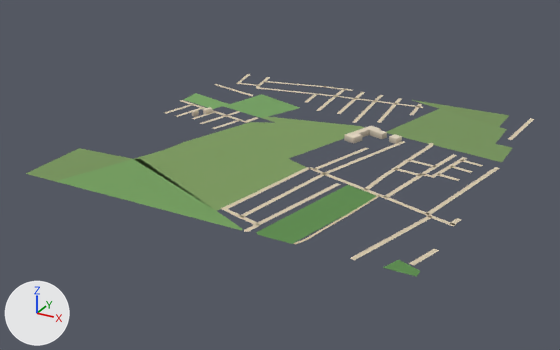
Renders of the glTF model public/assets/bengaluru-region-v1/tiles/t37_-10-l0.glb from each side of a commit.
Before and after are seen from a 50 mm lens placed at (19191.0, -5612.0, 380.0), pointed at (18733.0, -4779.0, -36.0). Every picture has the same lights, and +X, +Y and +Z are marked at lower left. The picture after the commit comes second. Vertices at exactly the same position are counted once.

The first picture shows 'building', 'ground'.
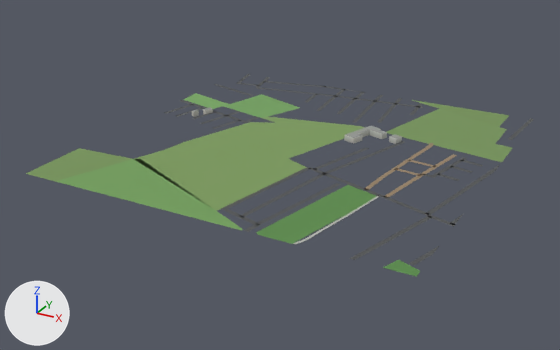
Changed parts and their boxes (x1, y1, x2, y2) in the pictures (560 x 350 px; the box of a moved part takes in the faces that stretch with it):
part 1 of me_building, recoloured: (192, 107, 402, 144) in both
part 2 of me_ground, moved or reshaped: before (244, 167, 500, 265); after (244, 164, 500, 265)
part 3 of me_ground, moved or reshaped: (180, 74, 253, 105) in both
part 4 of me_ground, moved or reshaped: (508, 118, 534, 140) in both
part 5 of me_ground, reshaped: before (327, 86, 353, 91); after (324, 86, 383, 100)
part 6 of me_ground, recoloured: (164, 77, 526, 265) in both

The edits, one by one:
me_building is used by ob_building; location (18500.0, -5000.0, 0.0).
me_building had 52 vertices, 80 faces and spanned x 56.0..363.0, y 273.0..344.0, z 0.0..8.0.
me_building now has 52 vertices, 98 faces and spans x 56.0..363.0, y 273.0..344.0, z 0.0..8.0.
me_building part 1: 80 kept faces spanning x 56.0..363.0, y 273.0..344.0, z 0.0..8.0 get new vertex colours.
Edits to the shape of me_building do not show in these pictures.
me_ground is used by ob_ground; location (18500.0, -5000.0, 0.0).
me_ground had 718 vertices, 769 faces and spanned x -1.0..503.0, y -2.0..503.0, z 1.0.
me_ground now has 730 vertices, 781 faces and spans x 0.0..500.0, y 0.0..500.0, z 1.0.
me_ground part 2: 25 vertices moved from x 317.0..503.0, y -1.0..262.0, z 1.0 to x 317.0..500.0, y 0.0..273.0, z 1.0; 8 vertices removed from x 311.0..503.0, y -2.0..295.0, z 1.0; 11 vertices added at x 311.0..500.0, y 0.0..308.0, z 1.0.
me_ground part 3: 4 vertices moved from x -1.0..58.0, y 321.0..408.0, z 1.0 to x 0.0..53.0, y 321.0..410.0, z 1.0; 8 vertices removed from x -1.0..29.0, y 410.0..501.0, z 1.0; 8 vertices added at x 0.0..27.0, y 413.0..500.0, z 1.0.
me_ground part 4: 3 vertices moved from x 489.0..498.0, y 432.0..466.0, z 1.0 to x 489.0..497.0, y 429.0..460.0, z 1.0; 2 vertices removed from x 492.0..501.0, y 467.0..500.0, z 1.0; 5 vertices added at x 491.0..500.0, y 460.0..500.0, z 1.0.
me_ground part 5: 3 vertices removed from x 199.0..214.0, y 497.0..503.0, z 1.0; 9 vertices added at x 177.0..261.0, y 499.0..500.0, z 1.0.
me_ground part 6: 273 kept faces spanning x 0.0..500.0, y 0.0..500.0, z 1.0 get new vertex colours; the middle colour goes from beige #d7c9ae to dark grey #535556.
Other edits to the shape of me_ground do not show in these pictures.
